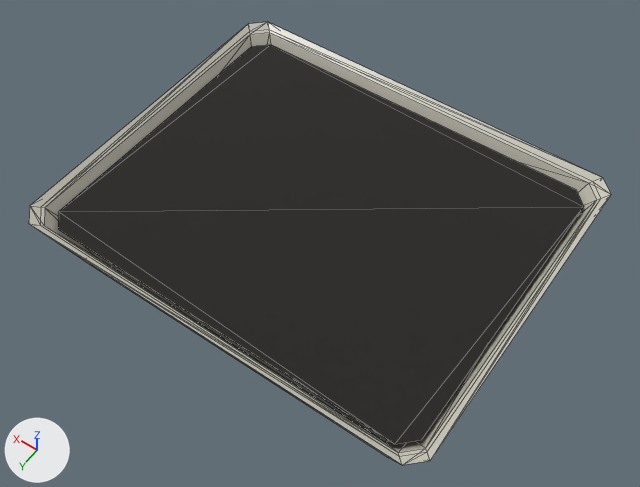
The glTF model assets/models/dr_tray.glb: old version first, new version second.
One viewpoint serves both versions: a 50 mm camera at (-0.246, 0.347, 0.543) aimed at (-0.006, 0.011, 0.015). The axes (+X, +Y, +Z) are drawn at lower left. The lights are the same throughout. The picture after the commit comes second. Mesh edges are drawn as thin lines. Vertices at exactly the same position are counted once.

In view in the first picture: 'dr_tray'.
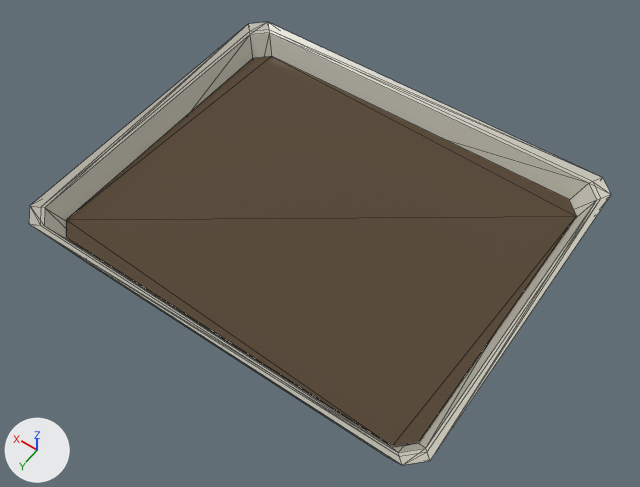
The change, as a list of edits to the scene's bpy script:
```text
Change mat_e1919_tray_liquid:
    mat_e1919_tray_liquid.base_color: (0.013, 0.0103, 0.00802) -> (0.0887, 0.0561, 0.0284)  # black #1e1a16 -> brown #54432f
Change me_dr_tray:
    where me_dr_tray.from_pydata(...)  # 48 vertices, 82 faces; spans x -0.17..0.17, y -0.14..0.14, z 0.0..0.05
    used by ob_dr_tray; location = (0.0, 0.0, 0.0)
    me_dr_tray part 1: the loose piece of 8 vertices spanning x -0.157..0.157, y -0.127..0.127, z 0.04 is scaled about its middle by (0.984, 0.98, 1), then moved by (0.0, 0.0, -0.01)
```

Changed parts and their boxes (x1, y1, x2, y2) in the pictures (640 x 487 px; the box of a moved part takes in the faces that stretch with it):
'dr_tray', recoloured, reshaped
    both: (29, 22, 611, 465)
part 1 of me_dr_tray, moved or reshaped
    before: (58, 45, 584, 444)
    after: (66, 56, 576, 446)
